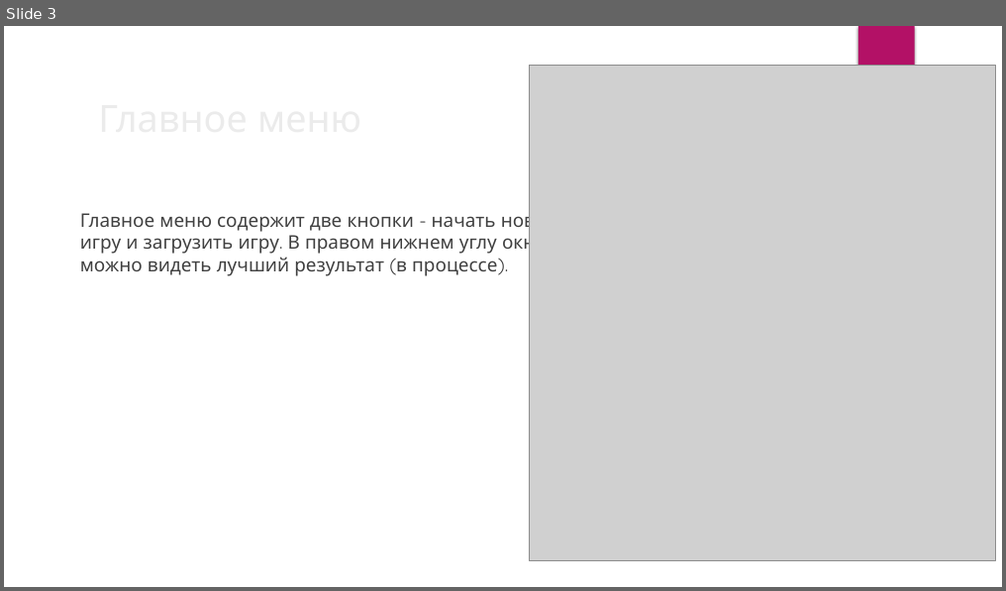
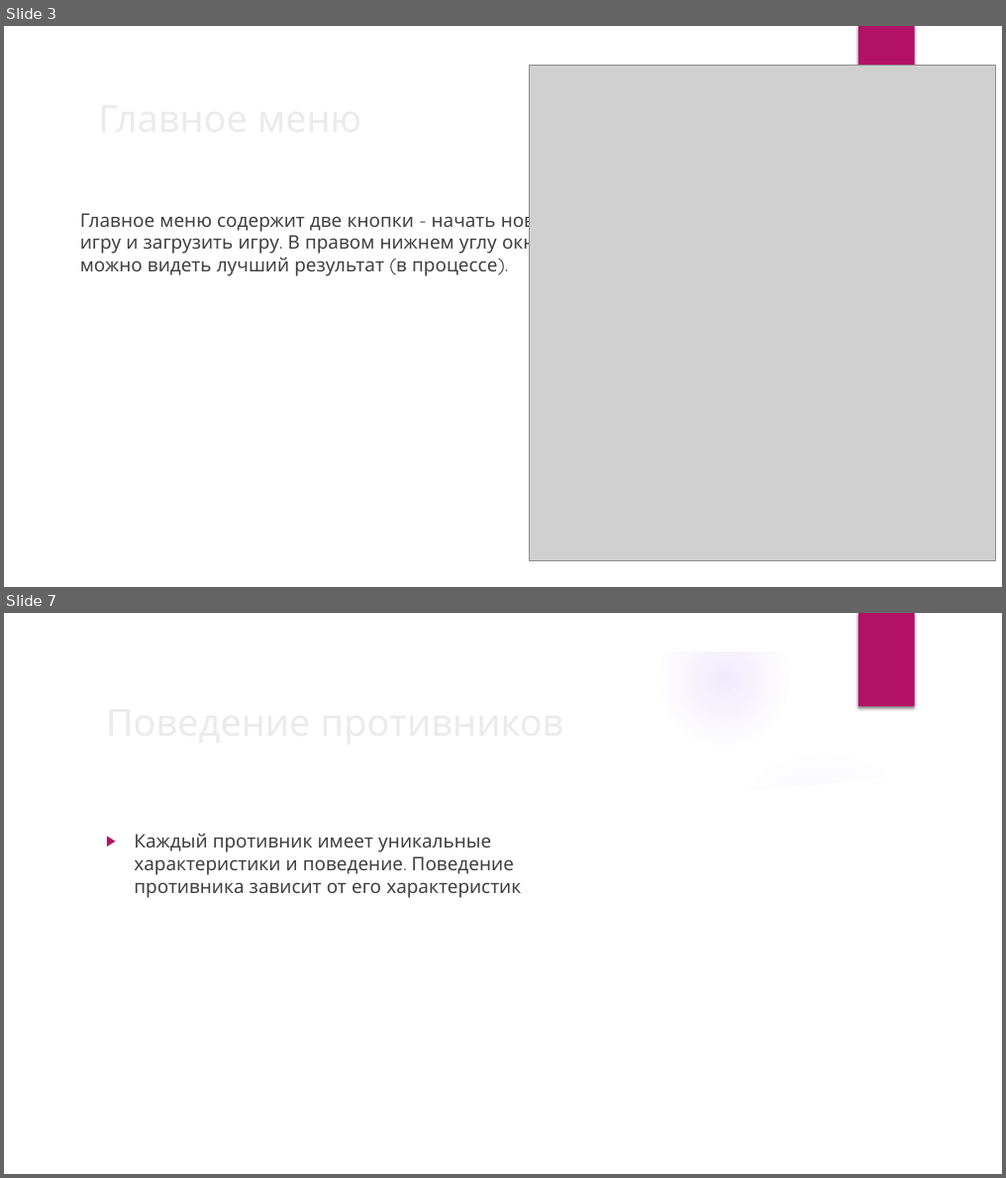
Before and after one commit to Roma109/pyqt-project, a slide deck: Игра Daggerfall.pptx. Shown one above the other, each under a label of ours: slide 3 before the commit, slides 3 and 7 after it; the slides between them are not shown. The pictures are 1006x591 and 1006x1178 pixels, drawn with LibreOffice and Linux fonts; fonts in the diff are those of the drawing; grey boxes stand for pictures; background and template pictures are left out. Boxes give left, top, right and bottom in pixels: in the first picture for what was removed or moved away, otherwise in the second. Text is boxed around its words. In the diff, an @@ line names an element or a change of style, - is before the commit and + after.

```diff
--- a/Игра Daggerfall.pptx
+++ b/Игра Daggerfall.pptx
@@ slide 7 added at [4,613,1002,1174], background picture (left out); not listed: 7 template elements that a slide beside it also shows @@
@@ freeform shape added at [698,738,971,819], fill #FFFFFF at 20% opacity @@
@@ ellipse added at [709,750,939,980], fill gradient #9B6BF2 @@
@@ text added at [134,833,521,898], 18 pt, text #404040 @@
+▶ Каждый противник имеет уникальные характеристики и поведение. Поведение противника зависит от его характеристик
@@ title added at [303,860,403,874], 36 pt, text #EBEBEB @@
+Поведение противников
```
Also in this commit, not shown: 4 slides changed, 3 slides removed, 4 other files.
